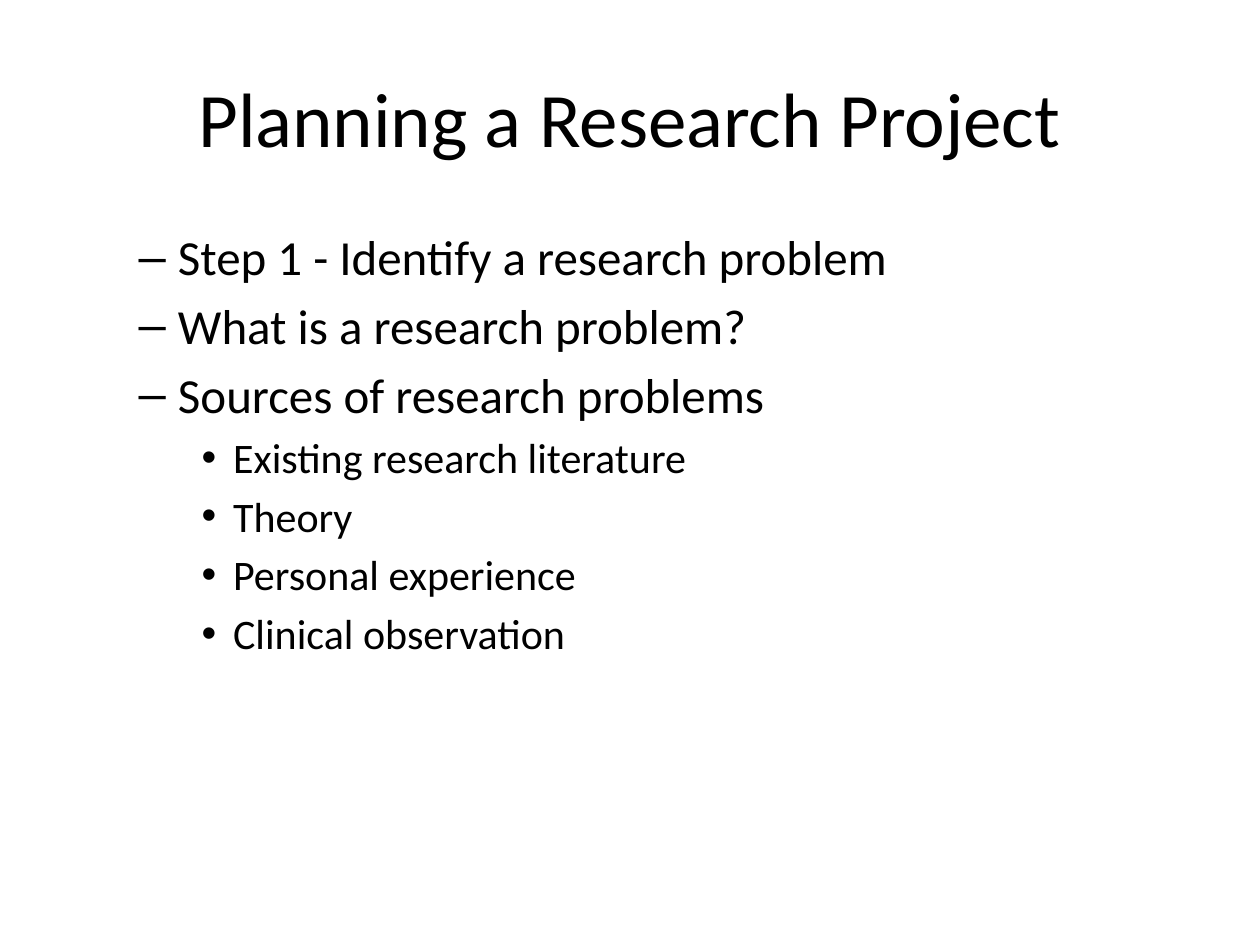
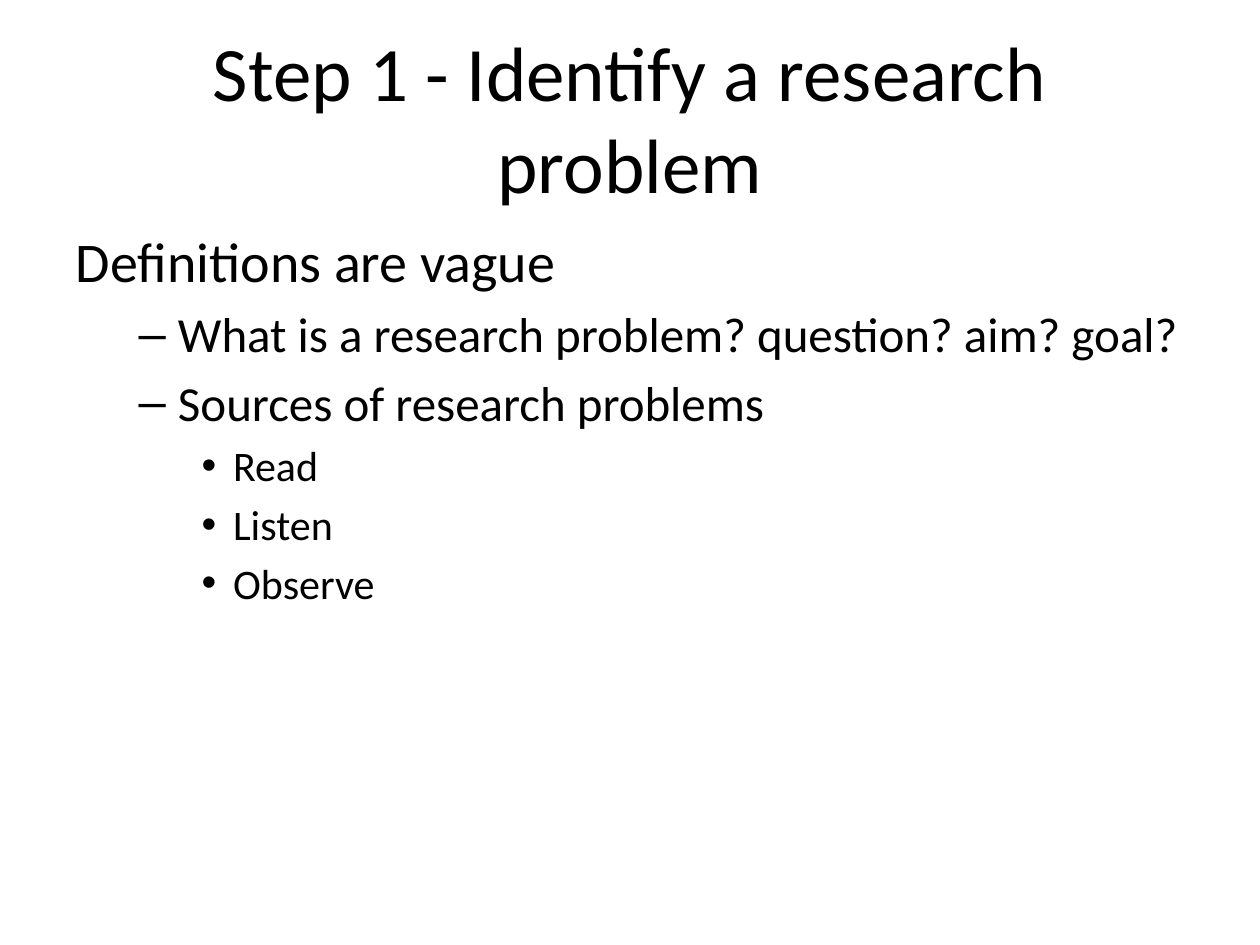
Before and after one commit to classes-medb/5510, a slide deck: slide 15 of doc/video-02-planning.pptx (slide 6 before the commit). Drawn at 1260x945 pixels with LibreOffice and Linux fonts; fonts in the diff are those of the drawing. Boxes give left, top, right and bottom in pixels: in the first picture for what was removed or moved away, otherwise in the second. Text is boxed around its words. In the diff, an @@ line names an element or a change of style, - is before the commit and + after.

```diff
--- a/doc/video-02-planning.pptx
+++ b/doc/video-02-planning.pptx
@@ title at box(213, 47, 1046, 206): text changed @@
-Planning a Research Project
+Step 1 - Identify a research problem
@@ text at box(76, 243, 1177, 361): text changed @@
-  – Step 1 - Identify a research problem
-  – What is a research problem?
+Definitions are vague
+  – What is a research problem? question? aim? goal?
@@ text at box(233, 451, 374, 600): text changed @@
-    • Existing research literature
-    • Theory
-    • Personal experience
-    • Clinical observation
+    • Read
+    • Listen
+    • Observe
```
Also in this commit, not shown: 9 other slides changed, 21 slides added, 13 slides removed, 6 other files.
